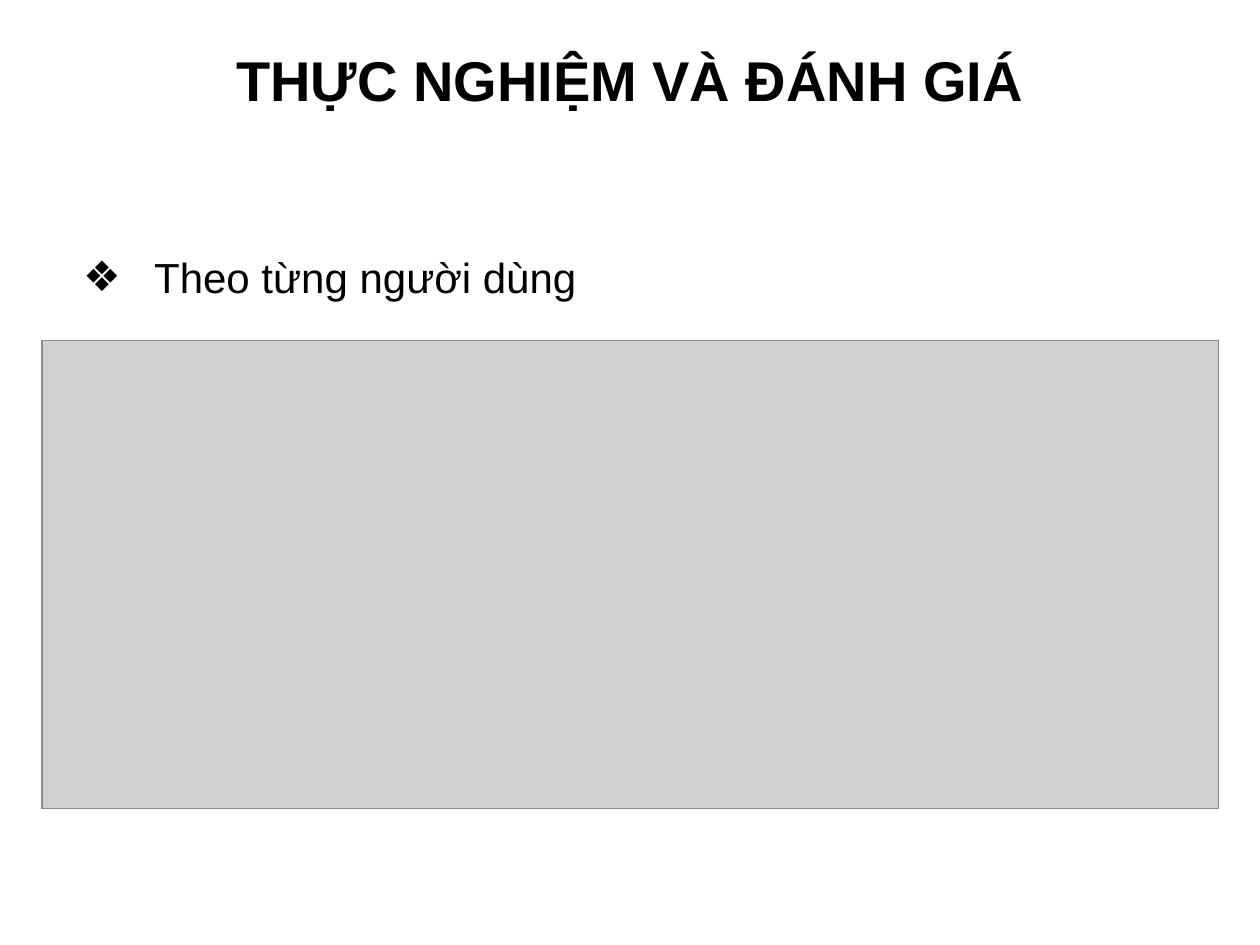
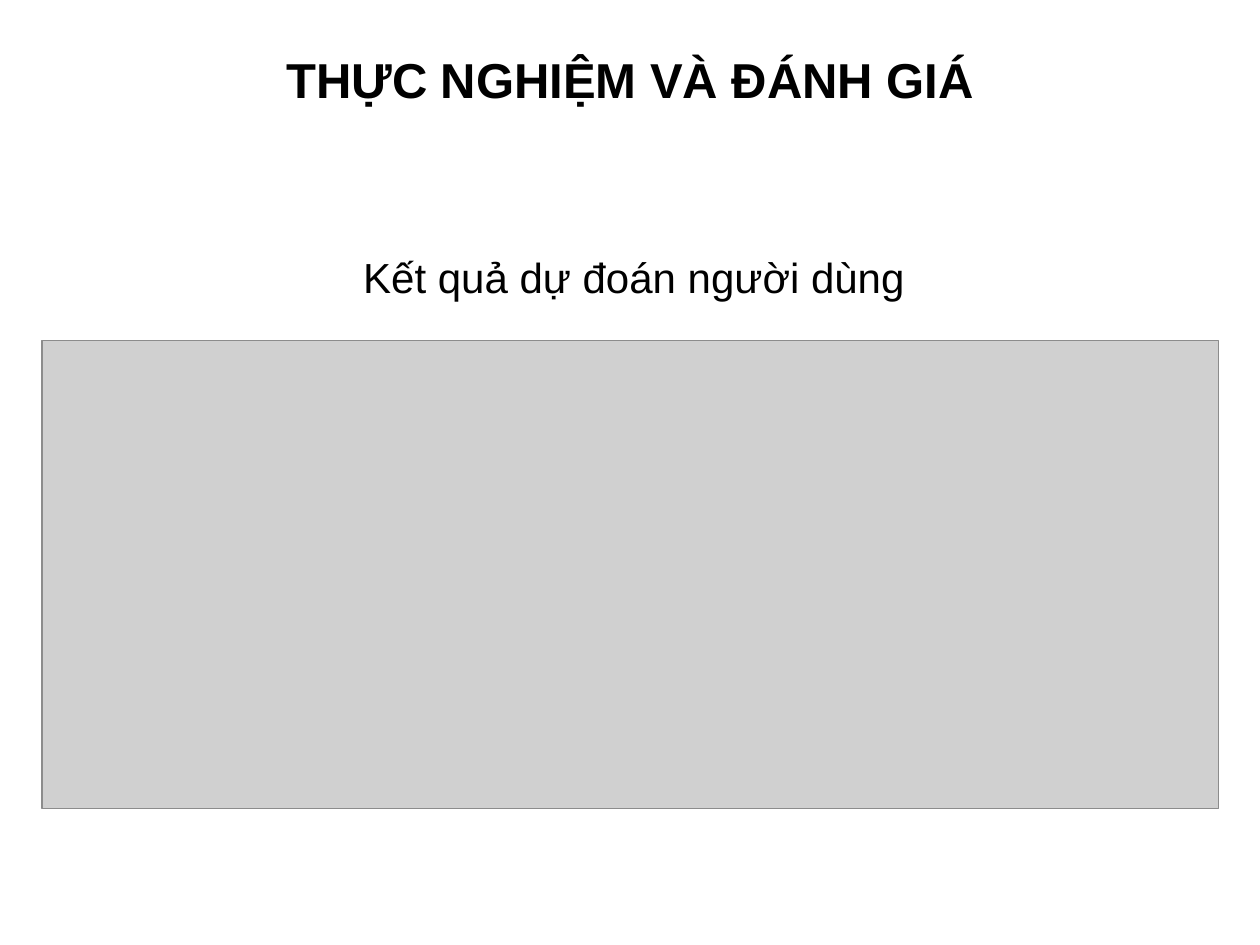
Before and after one commit to truonghaibg/thesis, a slide deck: slide 18 of tchai/Slide_LuanVan_TruongCongHai.ppt (slide 14 before the commit). Drawn at 1260x945 pixels with LibreOffice and Linux fonts; fonts in the diff are those of the drawing; grey boxes stand for pictures; background and template pictures are left out. Boxes give left, top, right and bottom in pixels: in the first picture for what was removed or moved away, otherwise in the second. Text is boxed around its words. In the diff, an @@ line names an element or a change of style, - is before the commit and + after.

```diff
--- a/tchai/Slide_LuanVan_TruongCongHai.ppt
+++ b/tchai/Slide_LuanVan_TruongCongHai.ppt
@@ title "THỰC NGHIỆM VÀ ĐÁNH GIÁ" at [286,60,974,107]: size 32 to 28 pt @@
@@ text at [363,260,904,302]: text changed @@
-❖ Theo từng người dùng
+Kết quả dự đoán người dùng
```
Also in this commit, not shown: 14 other slides changed, 7 slides added, 5 slides removed.
